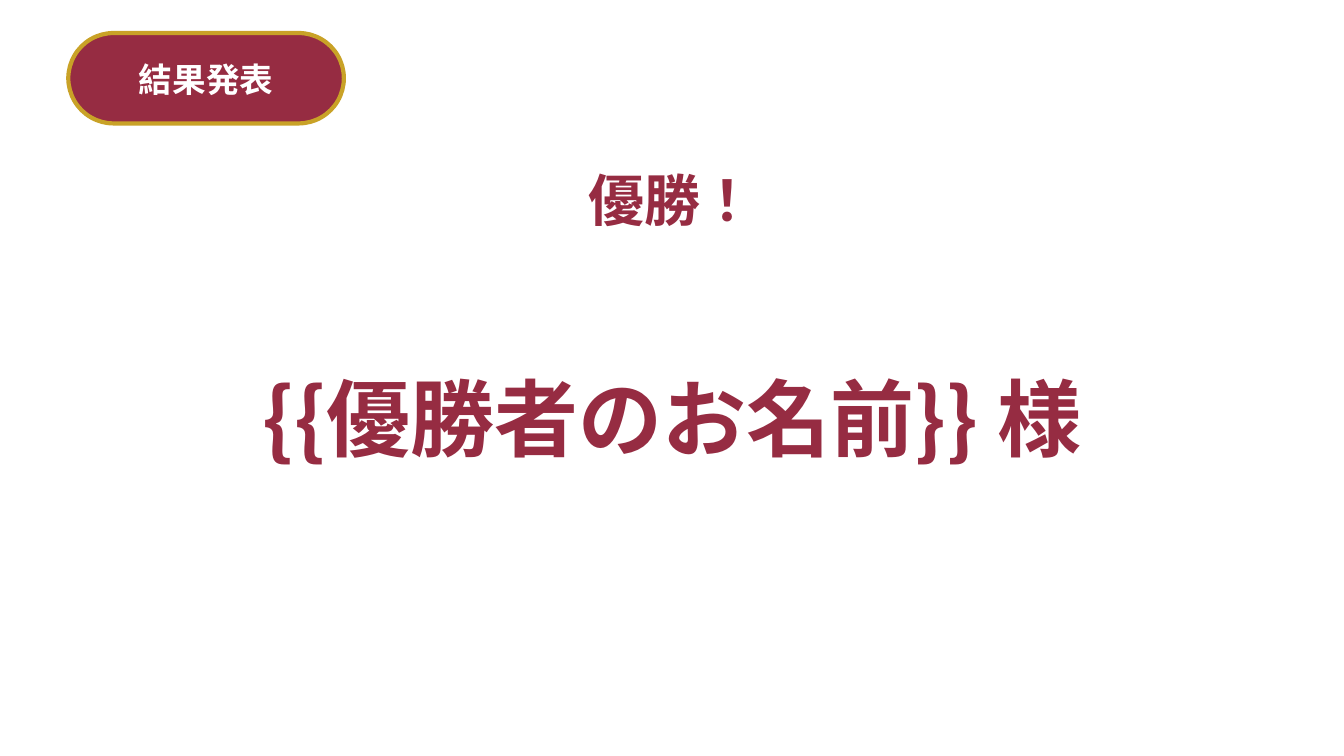
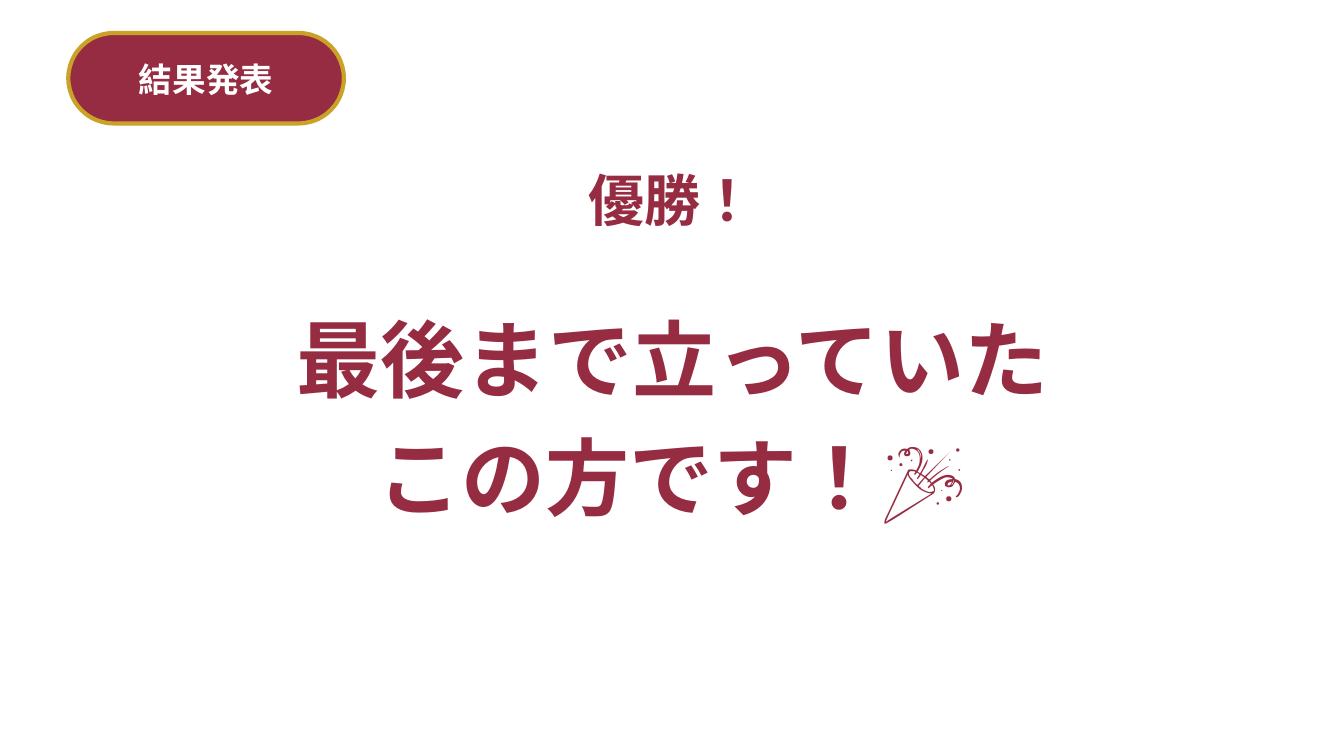
Before and after one commit to st01ohn03-coder/simple-alarm, a slide deck: slide 38 of wedding-deck/build/結婚式_2択クイズ＆ビンゴ.pptx (slide 33 before the commit). Drawn at 1344x756 pixels with LibreOffice and Linux fonts; fonts in the diff are those of the drawing; background and template pictures are left out. Boxes give left, top, right and bottom in pixels: in the first picture for what was removed or moved away, otherwise in the second. Text is boxed around its words. In the diff, an @@ line names an element or a change of style, - is before the commit and + after.

```diff
--- a/wedding-deck/build/結婚式_2択クイズ＆ビンゴ.pptx
+++ b/wedding-deck/build/結婚式_2択クイズ＆ビンゴ.pptx
@@ text at bbox=[296, 319, 1048, 524]: text changed @@
-{{優勝者のお名前}} 様
+最後まで立っていた
+この方です！🎉
```
Also in this commit, not shown: 11 other slides changed, 6 slides added, 5 other files.
